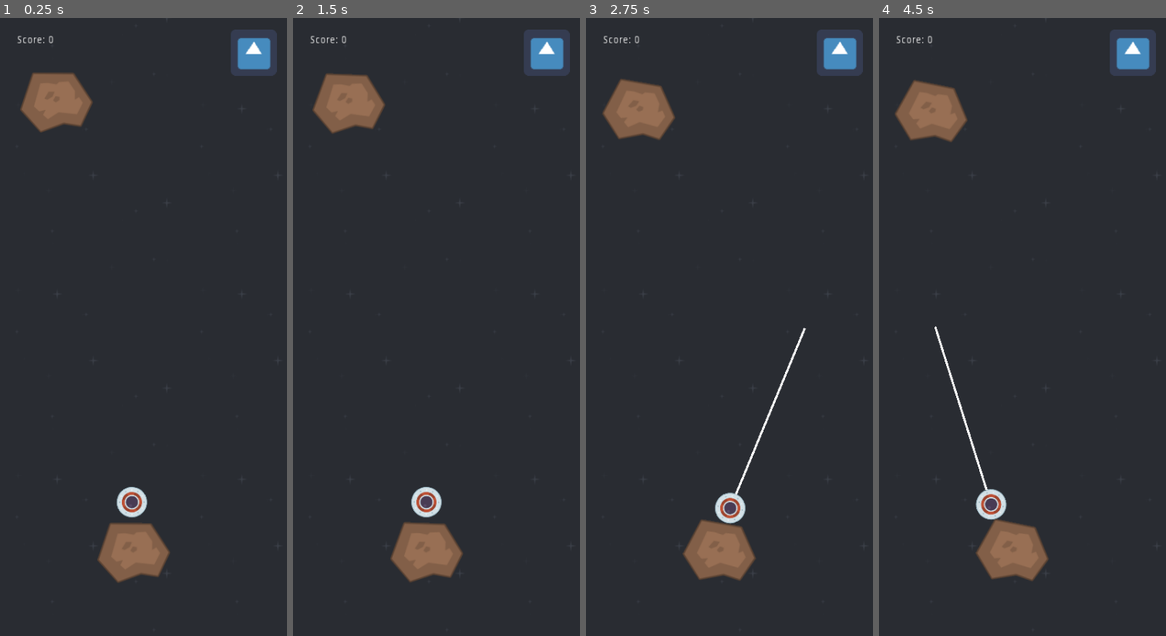
Above: before the commit, frames 1-4 (left to right).
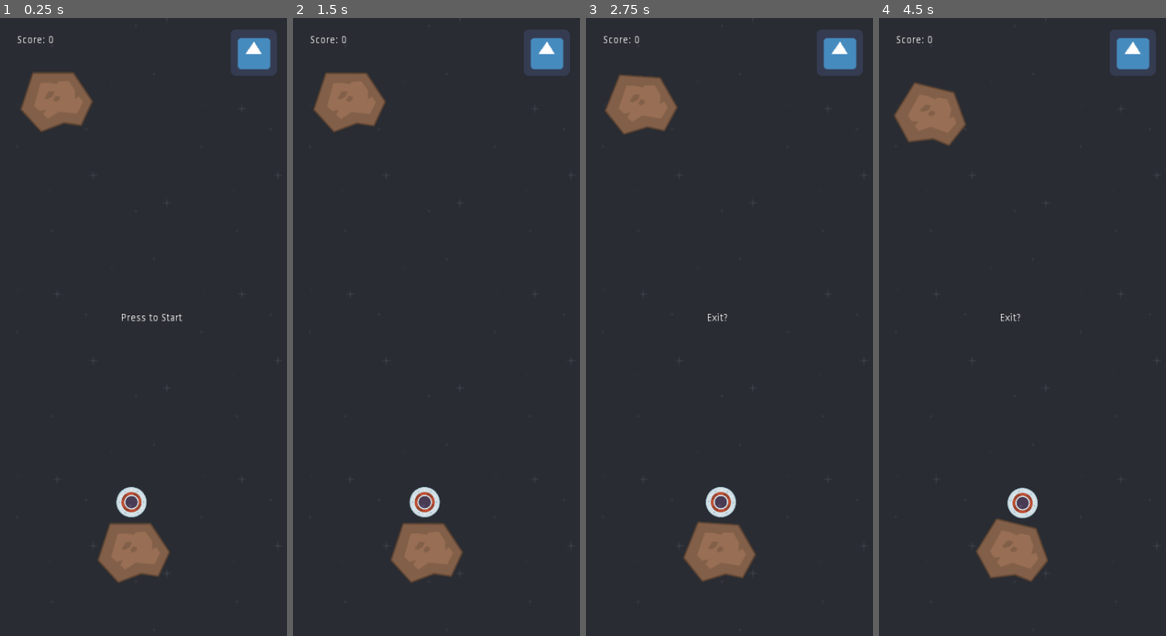
Above: after the commit, the same moments.

Repository: brendankhoury/To-the-moon-and-hack
Game: Godot game, scene res://Src/Main.tscn
Two runs of this game, one before a commit and one after it. Both use one fixed random seed, a clock stepped at 60 frames per second and the inputs below. The engine's default icon, where the game draws it, is replaced by a stand-in: a white triangle on a blue panel in a dark square.
Inputs (mouse positions are in pixels of both pictures, inside the frame that each line leads up to):
- Up to frame 1 (0.25 s): no input
- Up to frame 2 (1.5 s): click (545, 55) at 0.5 s; click (436, 320) at 1.25 s, where only the run after the commit has a clickable "Press to Start"
- Up to frame 3 (2.75 s): click (838, 55) at 2 s
- Up to frame 4 (4.5 s): click (1131, 55) at 2.75 s; move the mouse to (1085, 296) at 3.52 s; hold Space (tap) 3.53-4.28 s; tap Enter at 4.25 s; move the mouse to (965, 357) at 4.27 s; tap Space (tap) at 4.35 s

The runs differ from the first frame. In frame 1, 0.2% of the frame differs, in the area x 31-64%, y 12-81%; in frame 2, 0.5%; in frame 3, 1.7%, in the area x 5-77%, y 9-92%; in frame 4, 1.6%.

Commit message:
Pause and start spaghetti buttons

Diff:
--- a/Src/Actors/Player.gd
+++ b/Src/Actors/Player.gd
@@ -61,6 +61,12 @@
 func _ready() -> void:
 	PLAYER_WIDTH = get_node("player").texture.get_size().x/4.0
 func _physics_process(delta: float) -> void:
+	if !get_parent().get_parent().get_node("Node2D/StartButton").started:
+		get_parent().get_parent().get_node("Node2D/StartButton").started = true
+		return
+	if get_parent().get_parent().get_node("Node2D/PauseButton").paused:
+		get_parent().get_parent().get_node("Node2D/PauseButton").paused = false
+		return
 	var raycast = get_node("GrappleDetection")
 
 	if !grapple_collided and (Input.is_action_pressed("tap") or is_grappling or grapple_length != MIN_GRAPPLE_LENGTH):
@@ -128,7 +134,6 @@
 var score : int = 0
 func _on_Timer_timeout():
 	score = score + 1
-	print(score)
 	get_parent().get_parent().get_node("Node2D").get_node("Label").text = "Score: " + str(score)
 
 func _on_VisibilityNotifier2D_screen_exited():
--- a/Src/Main.tscn
+++ b/Src/Main.tscn
@@ -1,10 +1,11 @@
-[gd_scene load_steps=11 format=2]
+[gd_scene load_steps=12 format=2]
 
 [ext_resource path="res://Src/Actors/Asteroid.tscn" type="PackedScene" id=1]
 [ext_resource path="res://Src/Actors/Player.tscn" type="PackedScene" id=2]
 [ext_resource path="res://Src/Main.gd" type="Script" id=3]
 [ext_resource path="res://icon.png" type="Texture" id=4]
 [ext_resource path="res://Assets/blue.png" type="Texture" id=5]
+[ext_resource path="res://Src/TextureButton.gd" type="Script" id=6]
 
 [sub_resource type="TileSet" id=1]
 0/name = "blue.png 0"
@@ -28,18 +29,27 @@
 var down = false
 var up = false
 
+var paused = false
+
 func _on_TextureButton_button_down():
-	get_tree().paused = true
-	down = true
+	if get_parent().get_node(\"StartButton\").started:
+		paused = true
+		get_tree().paused = true
+		get_parent().get_node(\"StartButton\").disabled = false
+		get_parent().get_node(\"StartButton\").visible = true
+		down = true
 	pass # Replace with function body.
 func _on_TextureButton_button_up():
-	if up:
-		up = false
-		down = false
-		get_tree().paused = false
-	if down:
-		down = false
-		up = true
+	if get_parent().get_node(\"StartButton\").started:
+		if up:
+			up = false
+			down = false
+			get_tree().paused = false
+			get_parent().get_node(\"StartButton\").disabled = true
+			get_parent().get_node(\"StartButton\").visible = false
+		if down:
+			down = false
+			up = true
 	pass # Replace with function body.
 "
 
@@ -68,9 +78,10 @@
 tile_data = PoolIntArray( -65537, 0, 0, -131072, 0, 0, -1, 0, 0, -65536, 0, 0, 65535, 0, 0, 0, 0, 0, 131071, 0, 0, 65536, 0, 0 )
 
 [node name="Node2D" type="Node2D" parent="."]
+pause_mode = 2
 z_index = 1
 
-[node name="TextureButton" type="TextureButton" parent="Node2D"]
+[node name="PauseButton" type="TextureButton" parent="Node2D"]
 pause_mode = 2
 margin_left = 158.365
 margin_top = -403.801
@@ -88,6 +99,27 @@
 margin_right = -86.635
 margin_bottom = -381.801
 text = "Score: 0"
+__meta__ = {
+"_edit_use_anchors_": false
+}
+
+[node name="StartButton" type="TextureButton" parent="Node2D"]
+pause_mode = 2
+margin_left = -57.635
+margin_top = -27.801
+margin_right = 132.365
+margin_bottom = 24.199
+script = ExtResource( 6 )
+__meta__ = {
+"_edit_use_anchors_": false
+}
+
+[node name="Label" type="Label" parent="Node2D/StartButton"]
+margin_left = 64.0
+margin_top = 16.0
+margin_right = 149.0
+margin_bottom = 30.0
+text = "Press to Start"
 __meta__ = {
 "_edit_use_anchors_": false
 }
@@ -139,7 +171,8 @@
 [node name="CollisionShape2D" type="CollisionShape2D" parent="Diebox"]
 position = Vector2( 30.365, 676.199 )
 shape = SubResource( 5 )
-[connection signal="button_down" from="Node2D/TextureButton" to="Node2D/TextureButton" method="_on_TextureButton_button_down"]
-[connection signal="button_up" from="Node2D/TextureButton" to="Node2D/TextureButton" method="_on_TextureButton_button_up"]
+[connection signal="button_down" from="Node2D/PauseButton" to="Node2D/PauseButton" method="_on_TextureButton_button_down"]
+[connection signal="button_up" from="Node2D/PauseButton" to="Node2D/PauseButton" method="_on_TextureButton_button_up"]
+[connection signal="button_up" from="Node2D/StartButton" to="Node2D/StartButton" method="_on_StartButton_button_up"]
 [connection signal="timeout" from="AsteroidSpawnTimer" to="." method="_on_AsteroidSpawnTimer_timeout"]
 [connection signal="timeout" from="Timer" to="StartAstroid/Player" method="_on_Timer_timeout"]
--- /dev/null
+++ b/Src/TextureButton.gd
@@ -0,0 +1,32 @@
+extends TextureButton
+
+
+# Declare member variables here. Examples:
+# var a = 2
+# var b = "text"
+
+var started = false
+
+
+# Called when the node enters the scene tree for the first time.
+func _ready():
+	get_tree().paused = true
+	pass # Replace with function body.
+
+
+# Called every frame. 'delta' is the elapsed time since the previous frame.
+#func _process(delta):
+#	pass
+
+
+func _on_StartButton_button_up():
+
+	if !started:
+		get_tree().paused = false
+		self.visible = false
+		self.disabled = true
+		self.get_node("Label").text = "Exit?"
+	else:
+		print(get_tree().reload_current_scene())
+
+	pass # Replace with function body.
